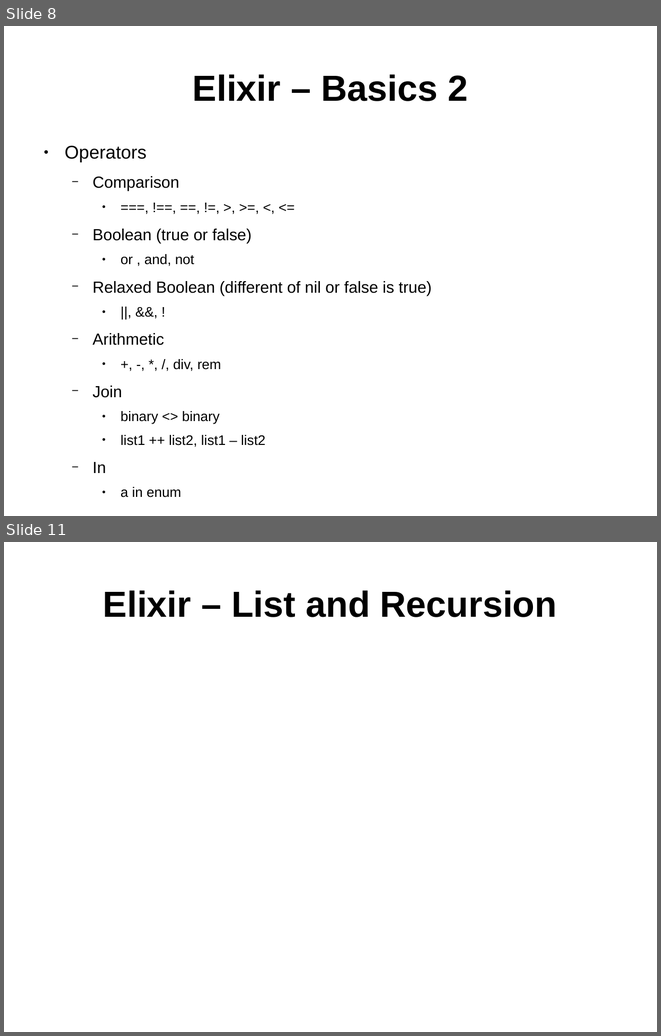
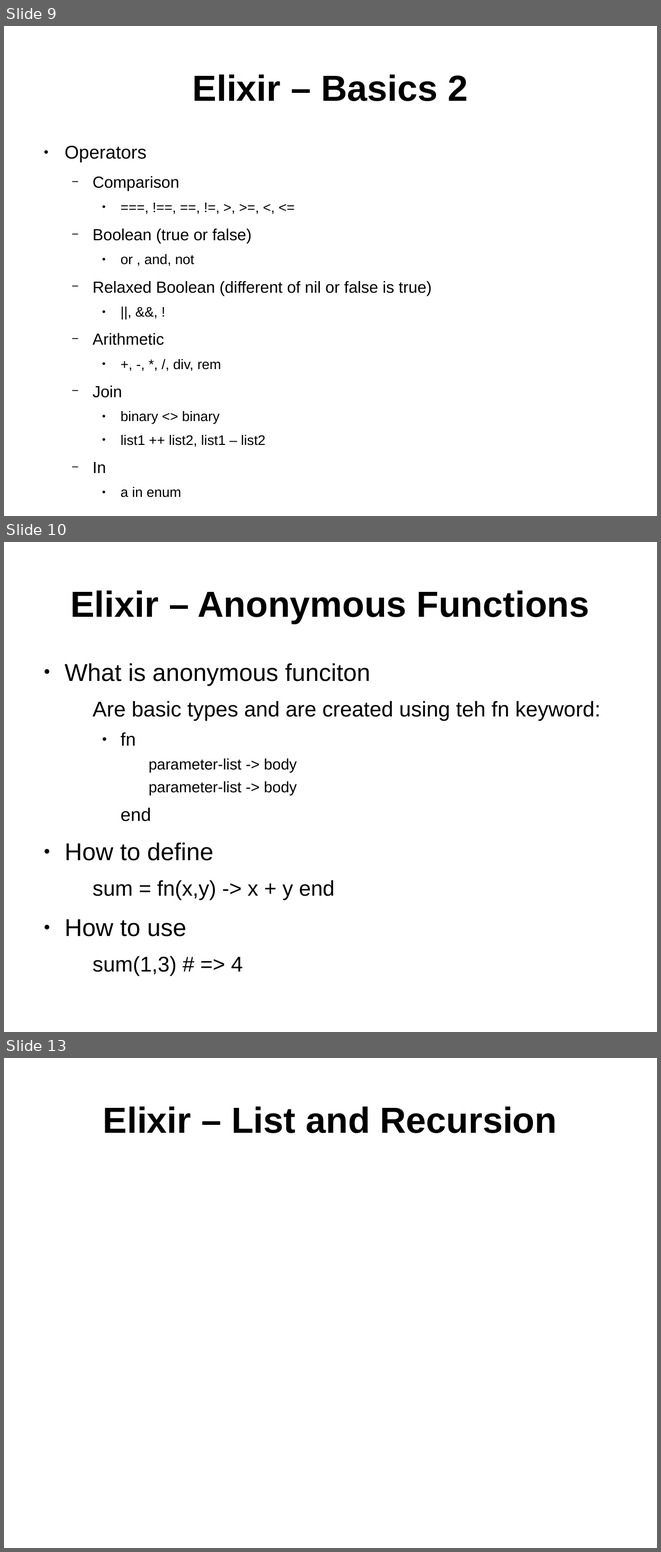
Before and after one commit to ramortegui/talks, a slide deck: elixir-basics.odp. Shown one above the other, each under a label of ours: slides 8 and 11 before the commit, slides 9, 10 and 13 after it; the slides between them are not shown. The pictures are 661x1036 and 661x1552 pixels, drawn with LibreOffice and Linux fonts; fonts in the diff are those of the drawing. Boxes give left, top, right and bottom in pixels: in the first picture for what was removed or moved away, otherwise in the second. Text is boxed around its words. In the diff, an @@ line names an element or a change of style, - is before the commit and + after.

Commit message:
Add Basics, Anoymous functions, Modules and Named Functions Slides.

```diff
--- a/elixir-basics.odp
+++ b/elixir-basics.odp
@@ slide 10 added at (4,542,657,1032), background #FFFFFF @@
@@ title added at (70,590,590,623), 44 pt, text #000000, bold @@
+Elixir – Anonymous Functions
@@ text added at (64,663,601,976), 25.9 pt, text #000000 @@
+● What is anonymous funciton
+  Are basic types and are created using teh fn keyword:
+    ● fn
+      parameter-list -> body
+      parameter-list -> body
+    end
+● How to define
+  sum = fn(x,y) -> x + y end
+● How to use
+  sum(1,3) # => 4
@@ what was slide 8 is now slide 9 @@
@@ what was slide 11 is now slide 13 @@
```
Also in this commit, not shown: 2 slides changed, 2 other slides added, 3 slides removed.
